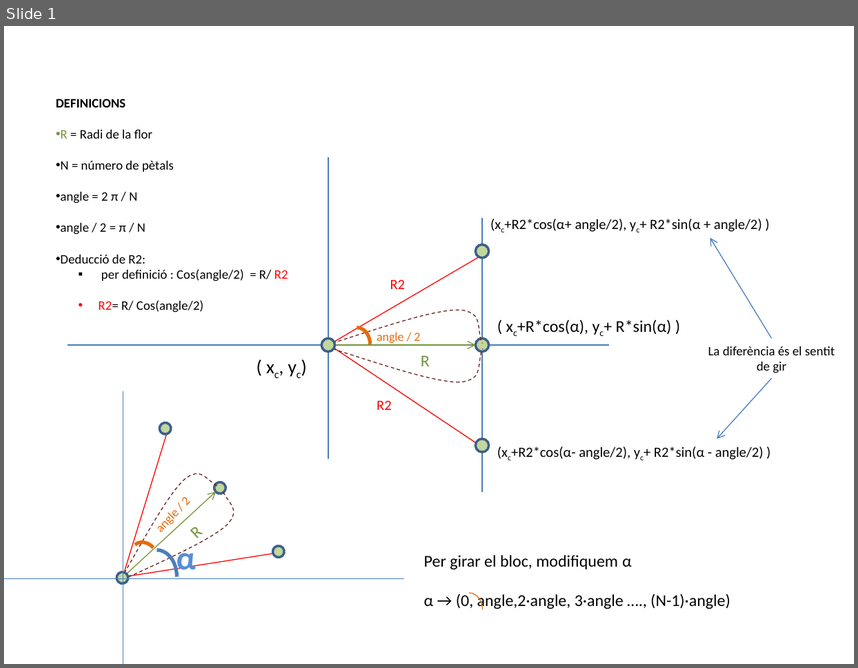
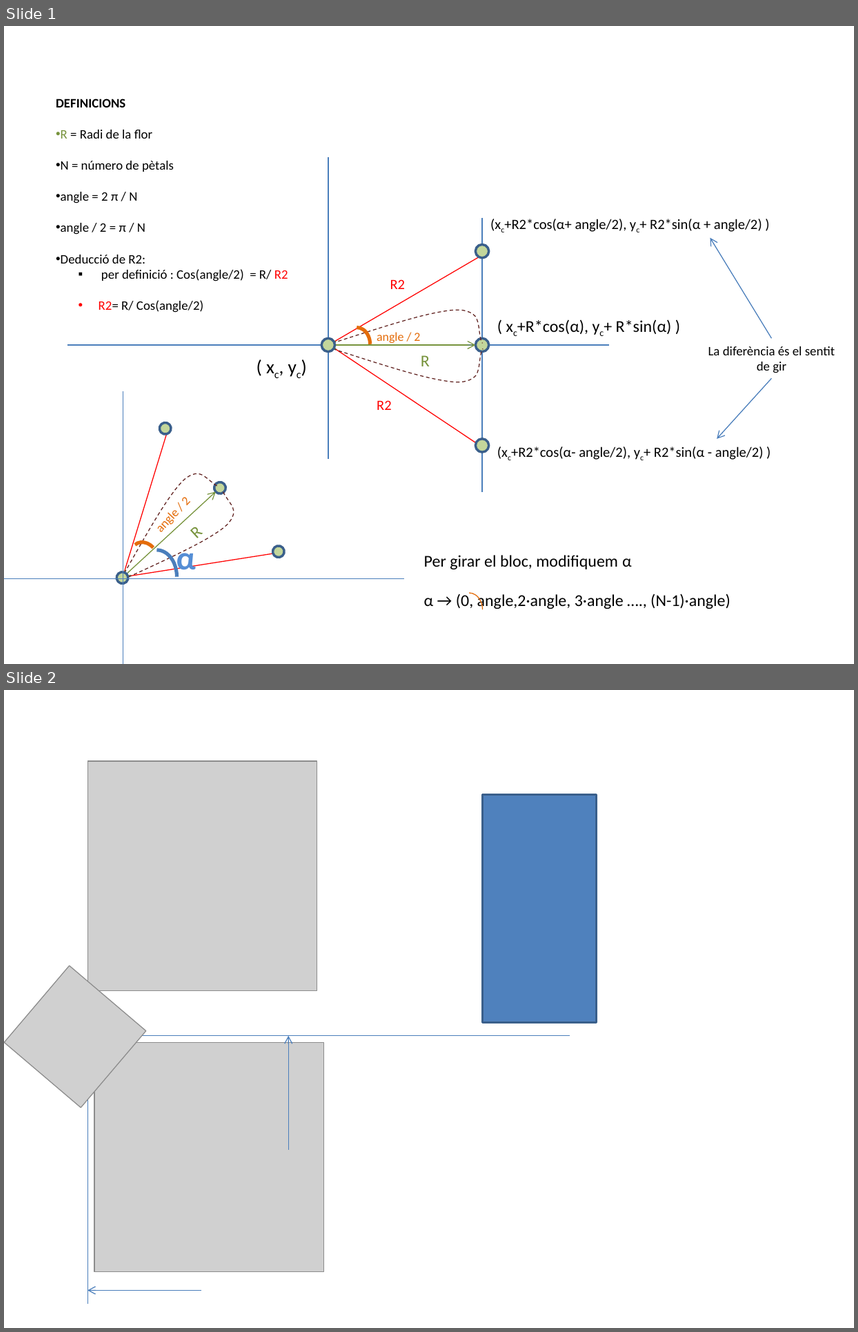
Before and after one commit to infomila/dam_m08, a slide deck: UF2/E0_GraphView/doc/geometria_flor.pptx. Shown one above the other, each under a label of ours: slide 1 before the commit, slides 1 and 2 after it. The pictures are 858x668 and 858x1332 pixels, drawn with LibreOffice and Linux fonts; fonts in the diff are those of the drawing; grey boxes stand for pictures. Boxes give left, top, right and bottom in pixels: in the first picture for what was removed or moved away, otherwise in the second. Text is boxed around its words. In the diff, an @@ line names an element or a change of style, - is before the commit and + after.

```diff
--- a/UF2/E0_GraphView/doc/geometria_flor.pptx
+++ b/UF2/E0_GraphView/doc/geometria_flor.pptx
@@ slide 2 added at [4,690,854,1328], background #FFFFFF @@
@@ picture added at [87,761,317,991] @@
@@ rectangle added at [483,795,597,1023], fill #4F81BD, outline #3A5F8C 2 pt @@
@@ picture added at [4,965,145,1107] @@
@@ line added from (87, 1035) to (569, 1035), #4B7EBC 0.75 pt @@
@@ line added from (87, 1035) to (87, 1303), #4B7EBC 0.75 pt @@
@@ arrow added from (289, 1149) to (289, 1035), #4B7EBC 0.75 pt @@
@@ picture added at [94,1042,323,1272] @@
@@ arrow added from (201, 1290) to (87, 1290), #4B7EBC 0.75 pt @@
```
Also in this commit, not shown: 1 other slide added, 4 other files.
